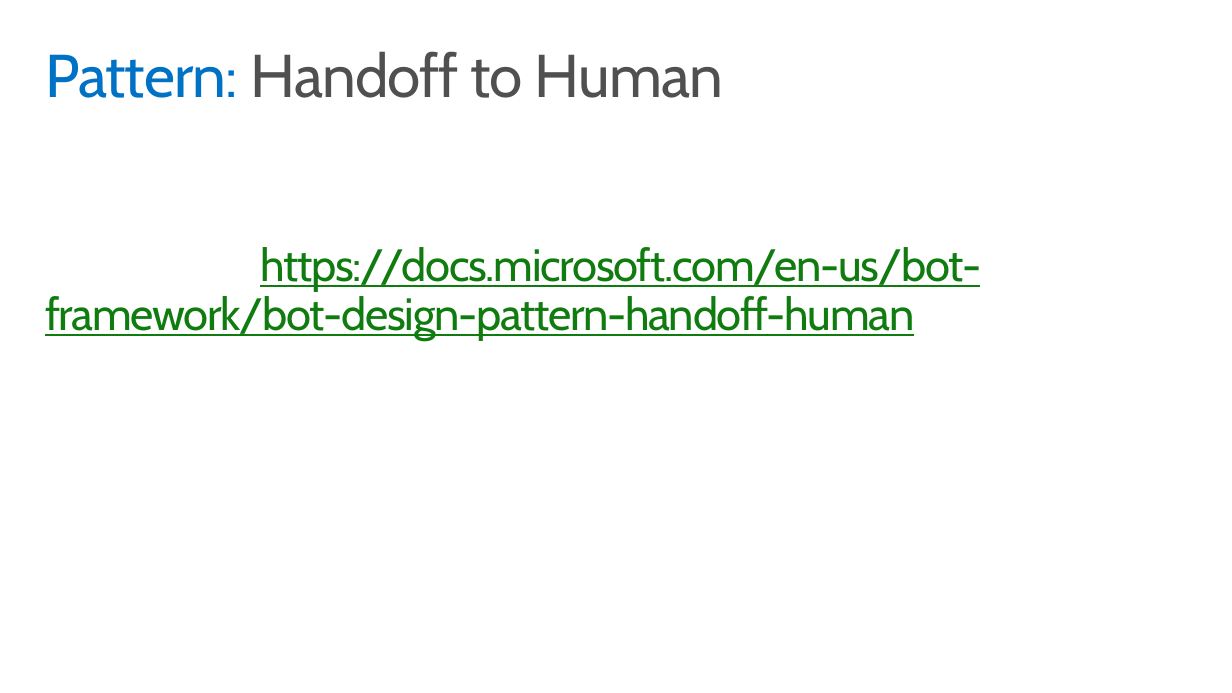
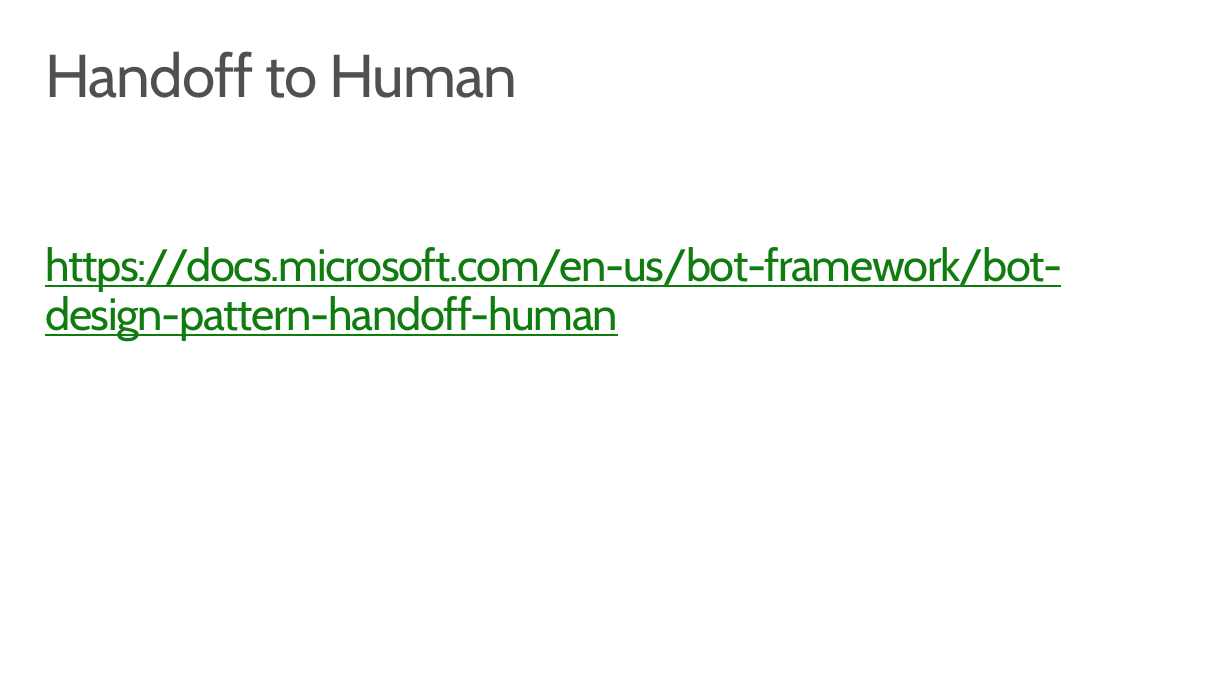
Before and after one commit to GeekTrainer/help-desk-bot-lab, a slide deck: slide 11 of Slides/7 - Handoff to Human.pptx (slide 8 before the commit). Drawn at 1232x693 pixels with LibreOffice and Linux fonts; fonts in the diff are those of the drawing. Boxes give left, top, right and bottom in pixels: in the first picture for what was removed or moved away, otherwise in the second. Text is boxed around its words. In the diff, an @@ line names an element or a change of style, - is before the commit and + after.

Commit message:
Added lab slides

```diff
--- a/Slides/7 - Handoff to Human.pptx
+++ b/Slides/7 - Handoff to Human.pptx
@@ title at box(45, 51, 517, 98): text changed @@
-Pattern: Handoff to Human
+Handoff to Human
@@ text at box(45, 247, 1062, 341): text changed @@
-Read more: https://docs.microsoft.com/en-us/bot-framework/bot-design-pattern-handoff-human
+https://docs.microsoft.com/en-us/bot-framework/bot-design-pattern-handoff-human
```
Also in this commit, not shown: 9 other slides changed, 5 slides added, 1 slide removed, 3 other files.
